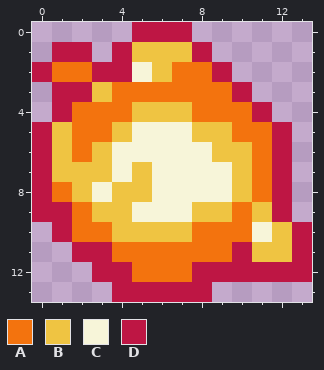
Two versions of one pixel-art sprite, assets/image/projectile/fireball.png. Above is the file before it was changed.
The file is 14x14 pixels.
Palette (. is transparent): A #f3730e  B #efc442  C #f7f5d9  D #be1644
Pixels before, first column x 0:
 0 .....DDD......
 1 .DD.DBBBD.....
 2 DAADDCBAAD....
 3 .DDBAAAAAAD...
 4 .DAAABBBAAAD..
 5 DBAABCCCBBAAD.
 6 DBABCCCCCBBAD.
 7 DBBBCBCCCCBAD.
 8 DABCBBCCCCBAD.
 9 DDABBCCCBBABD.
10 .DAABBBBAAACBD
11 ..DDAAAAAADBBD
12 ...DDAAADDDDDD
13 ....DDDDD.....
Once edited:
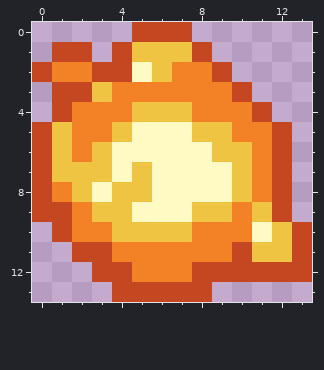
What changed:
{"colour":"A","old":"#f3730e","new":"#f38126"}
{"colour":"C","old":"#f7f5d9","new":"#fff9c4"}
{"colour":"D","old":"#be1644","new":"#c44722"}
{"label":"changed","picture_box":[32,22,312,302]}
